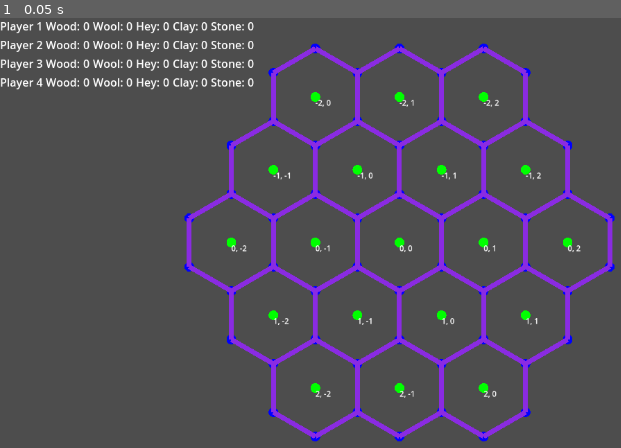
Above: before the commit, frame 1.
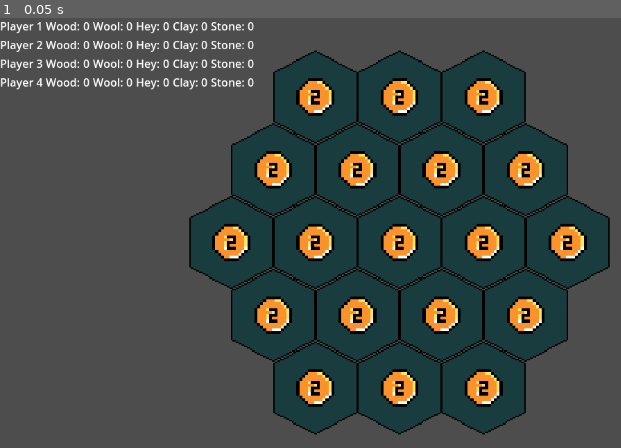
Above: after the commit, the same moment.

Repository: LeoBasov/settlers
Game: Godot game, scene res://src/game/game.tscn
The game is run twice, just before and just after one commit, with the same random seed, the same clock (stepped at 60 frames per second) and the same inputs.
Inputs:
- Up to frame 1 (0.05 s): no input

The runs differ from the first frame. In frame 1, 45% of the frame differs, in the area x 29-100%, y 5-99%.

Commit message:
Added data

Diff:
--- a/Settlers/project.godot
+++ b/Settlers/project.godot
@@ -17,5 +17,6 @@
 
 [rendering]
 
+textures/canvas_textures/default_texture_filter=0
 renderer/rendering_method="gl_compatibility"
 renderer/rendering_method.mobile="gl_compatibility"
--- a/Settlers/src/board/board.gd
+++ b/Settlers/src/board/board.gd
@@ -1,4 +1,16 @@
 extends Node2D
+
+var Tile: = preload("res://src/board/tile.tscn")
+var recources_dict: = Resources.new()
 
 func _ready() -> void:
 	$HexGrid.build(2)
+	randomize_board()
+
+func randomize_board() -> void:
+	var tiles: Array[int] = []
+
+	for cell in $HexGrid.get_cells():
+		var tile: = Tile.instantiate()
+		tile.position = cell.position
+		$Tiles.add_child(tile)
--- a/Settlers/src/board/board.tscn
+++ b/Settlers/src/board/board.tscn
@@ -1,4 +1,4 @@
-[gd_scene load_steps=3 format=3]
+[gd_scene load_steps=3 format=3 uid="uid://vkw6djrc2mdg"]
 
 [ext_resource type="Script" path="res://src/board/board.gd" id="1_ddnab"]
 [ext_resource type="Script" path="res://src/grid/hex_grid.gd" id="1_oak8q"]
@@ -7,4 +7,7 @@
 script = ExtResource("1_ddnab")
 
 [node name="HexGrid" type="Node2D" parent="."]
+visible = false
 script = ExtResource("1_oak8q")
+
+[node name="Tiles" type="Node2D" parent="."]
--- /dev/null
+++ b/Settlers/src/board/tile.gd
@@ -0,0 +1 @@
+extends Node2D
--- /dev/null
+++ b/Settlers/src/board/tile.tscn
@@ -0,0 +1,18 @@
+[gd_scene load_steps=4 format=3 uid="uid://b625vsamb6g26"]
+
+[ext_resource type="Texture2D" uid="uid://duxhx72ynhmje" path="res://assets/HexTiles.png" id="1_sb51e"]
+[ext_resource type="Script" path="res://src/board/tile.gd" id="1_x6t1j"]
+[ext_resource type="Texture2D" uid="uid://cjelgsdehifns" path="res://assets/Coins.png" id="2_de8id"]
+
+[node name="Tile" type="Node2D"]
+scale = Vector2(3, 3)
+script = ExtResource("1_x6t1j")
+
+[node name="TileSprite" type="Sprite2D" parent="."]
+texture = ExtResource("1_sb51e")
+hframes = 6
+
+[node name="CoinSprite" type="Sprite2D" parent="."]
+scale = Vector2(2, 2)
+texture = ExtResource("2_de8id")
+hframes = 12
Binary file added: Settlers/assets/Coins.png
Not shown, added: Settlers/assets/Coins.png.import
Binary file added: Settlers/assets/HexTiles.png
Not shown, added: Settlers/assets/HexTiles.png.import
Not shown: 1 places in Settlers/src/game/game.tscn that only renumber resources
